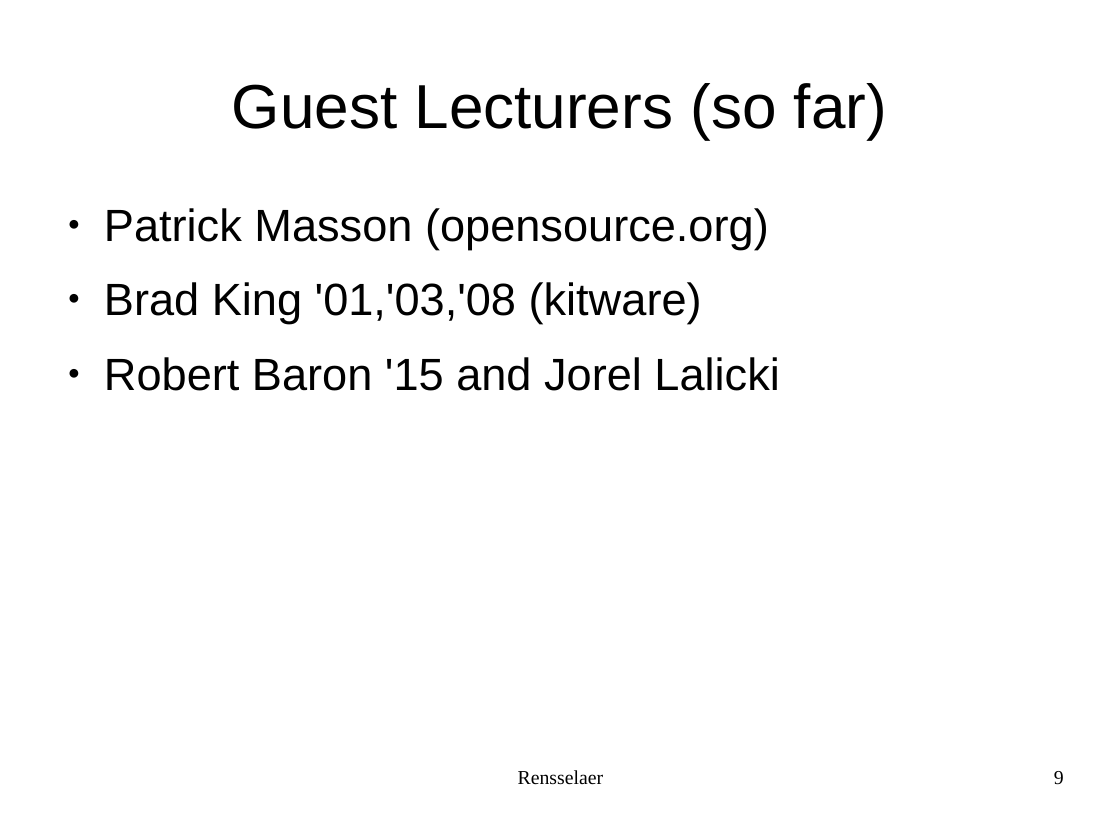
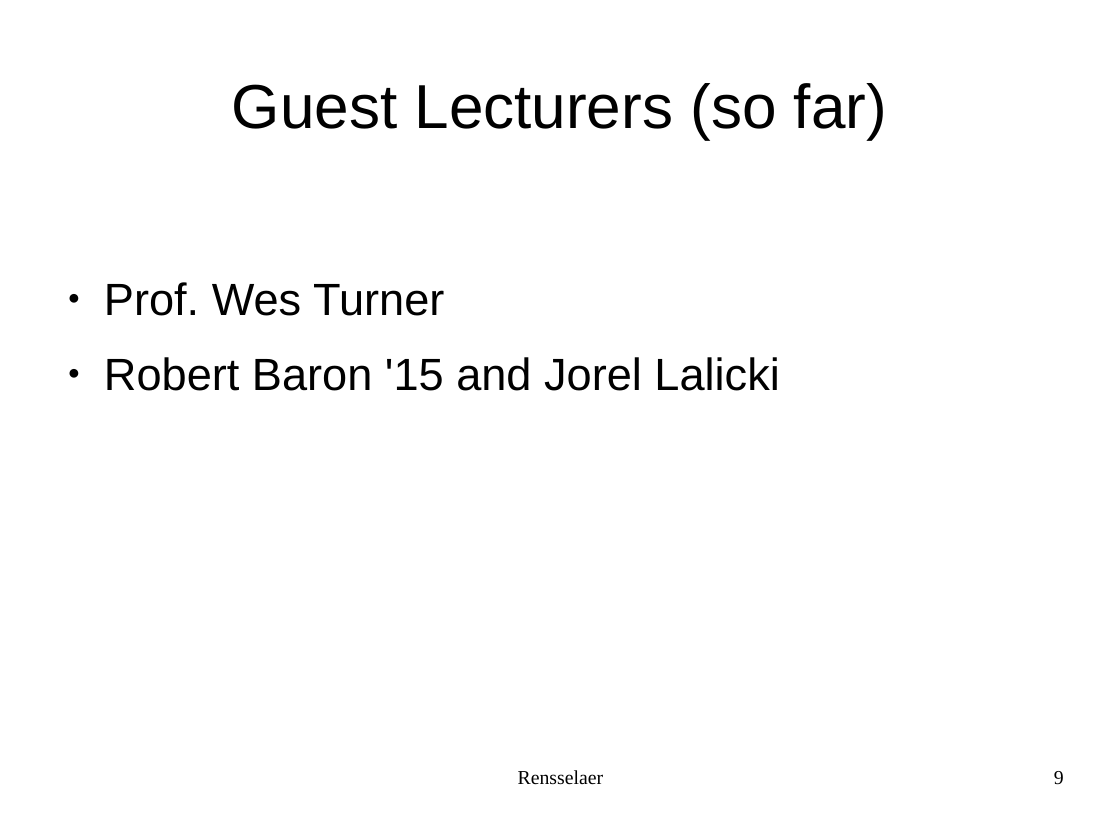
Before and after one commit to rcos/CSCI2961-01-Fall2016, a slide deck: slide 9 of Lectures/Lecture-1-1.odp. Drawn at 1120x840 pixels with LibreOffice and Linux fonts; fonts in the diff are those of the drawing. Boxes give left, top, right and bottom in pixels: in the first picture for what was removed or moved away, otherwise in the second. Text is boxed around its words. In the diff, an @@ line names an element or a change of style, - is before the commit and + after.

```diff
--- a/Lectures/Lecture-1-1.odp
+++ b/Lectures/Lecture-1-1.odp
@@ text at box(104, 282, 444, 316): text changed @@
-● Patrick Masson (opensource.org)
-● Brad King '01,'03,'08 (kitware)
+● Prof. Wes Turner
```
Also in this commit, not shown: 3 other slides changed, 5 other files.
